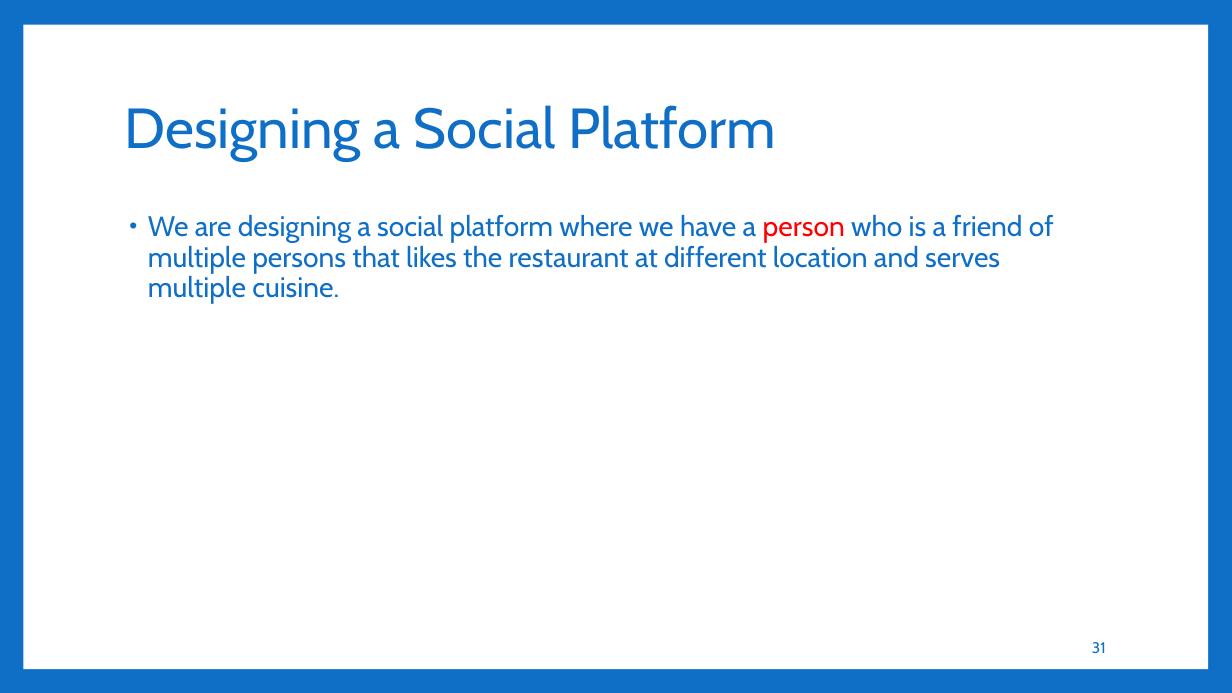
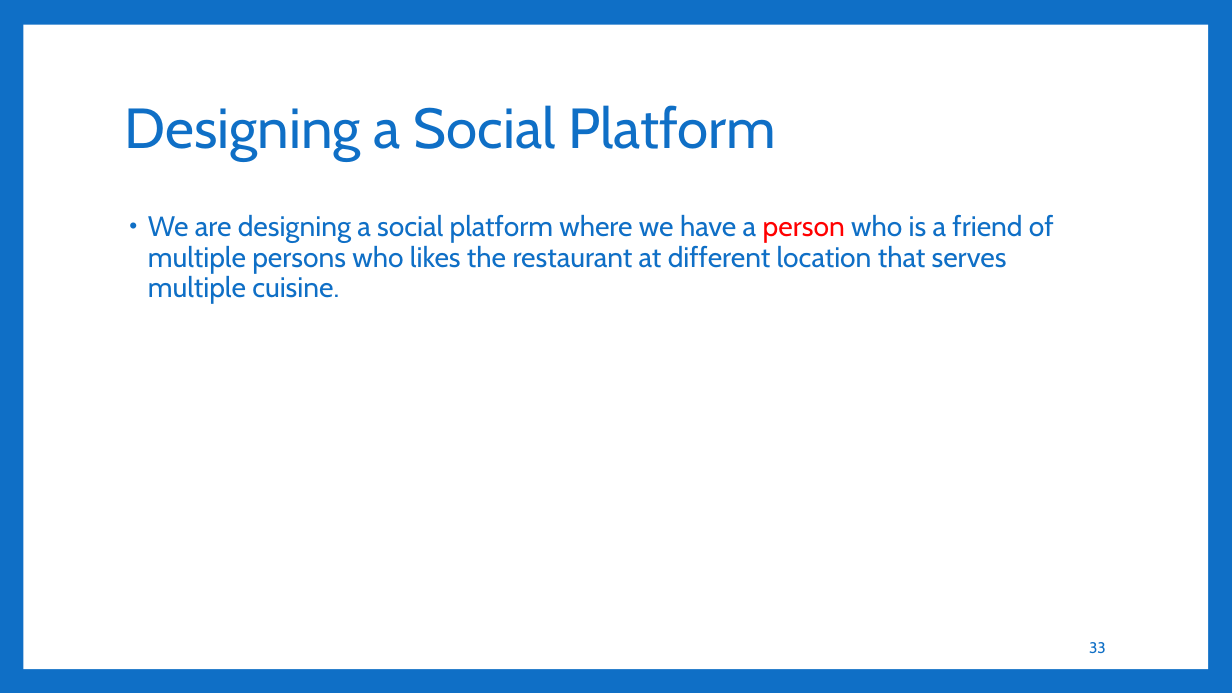
Before and after one commit to aakashbashyal21/GraphDatabase, a slide deck: slide 33 of GraphDB.pptx (slide 31 before the commit). Drawn at 1232x693 pixels with LibreOffice and Linux fonts; fonts in the diff are those of the drawing. Boxes give left, top, right and bottom in pixels: in the first picture for what was removed or moved away, otherwise in the second. Text is boxed around its words. In the diff, an @@ line names an element or a change of style, - is before the commit and + after.

```diff
--- a/GraphDB.pptx
+++ b/GraphDB.pptx
@@ text at box(148, 214, 1054, 304): text changed @@
-• We are designing a social platform where we have a person who is a friend of multiple persons that likes the restaurant at different location and serves multiple cuisine.
+• We are designing a social platform where we have a person who is a friend of multiple persons who likes the restaurant at different location that serves multiple cuisine.
@@ page number at box(1089, 642, 1106, 653): text changed @@
-31
+33
```
Also in this commit, not shown: 13 other slides changed, 3 slides added.
